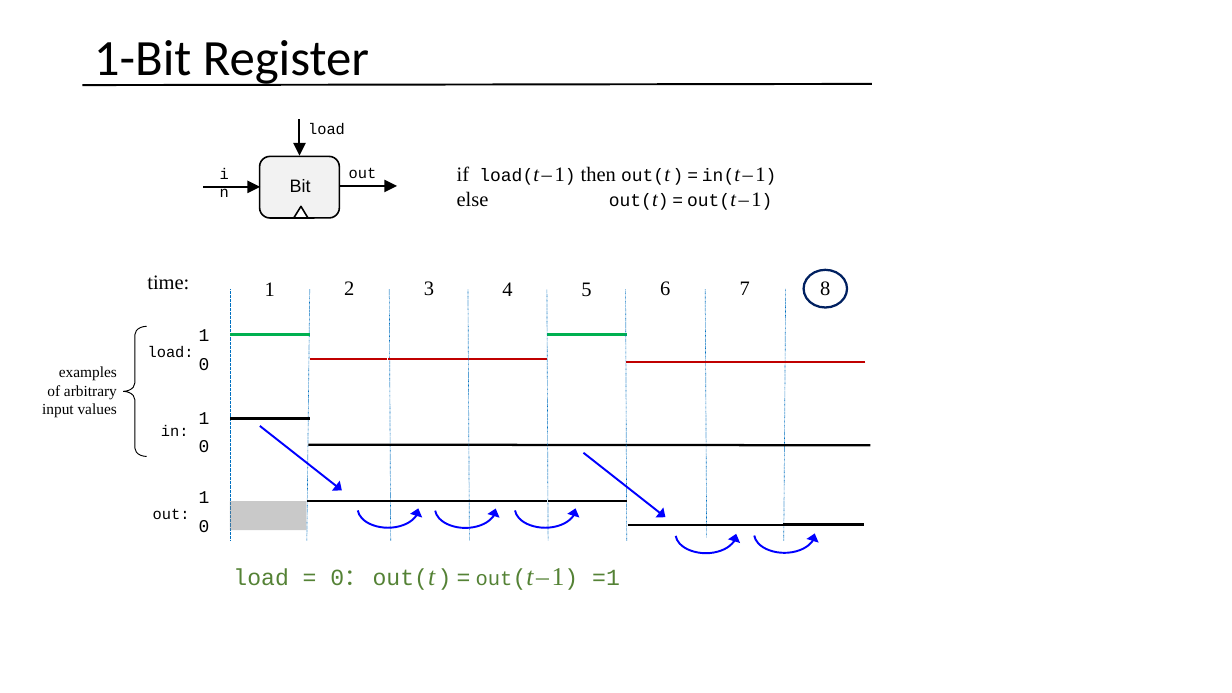
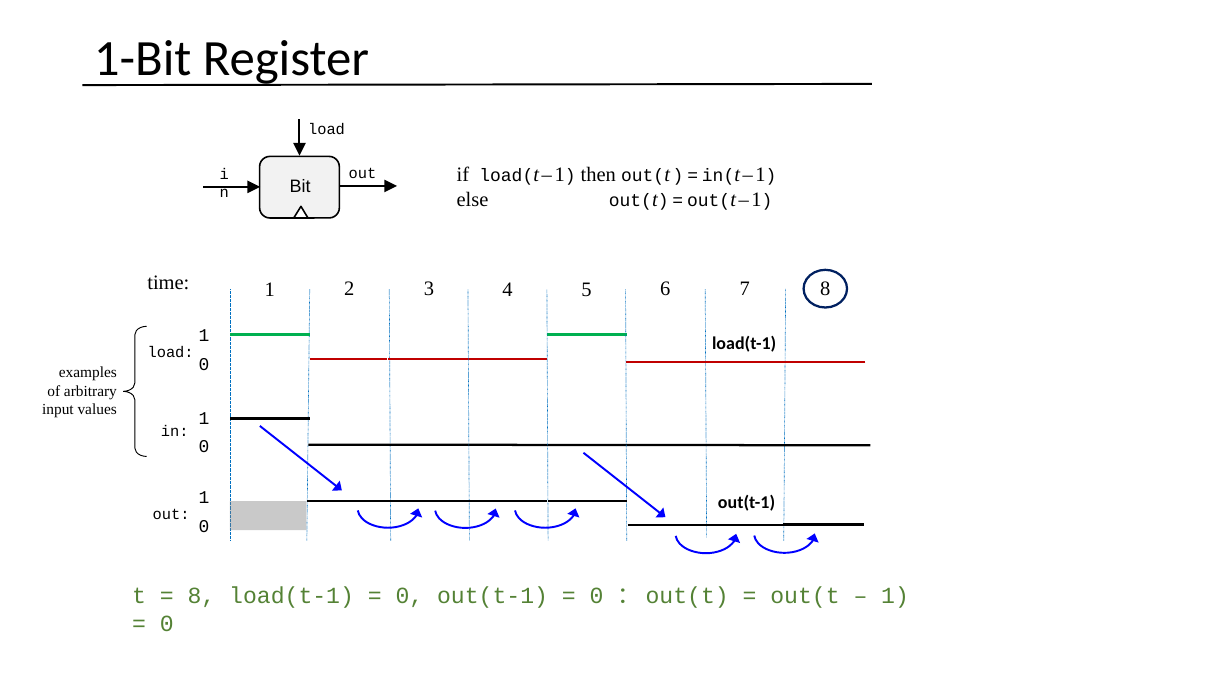
Before and after one commit to vcboy1/Leeds, a slide deck: slide 58 of 26fall/1860/Lecture/Week1.7/Lec 1.7.2 Sequential logic.pptx. Drawn at 1232x693 pixels with LibreOffice and Linux fonts; fonts in the diff are those of the drawing. Boxes give left, top, right and bottom in pixels: in the first picture for what was removed or moved away, otherwise in the second. Text is boxed around its words. In the diff, an @@ line names an element or a change of style, - is before the commit and + after.

```diff
--- a/26fall/1860/Lecture/Week1.7/Lec 1.7.2 Sequential logic.pptx
+++ b/26fall/1860/Lecture/Week1.7/Lec 1.7.2 Sequential logic.pptx
@@ text added at box(712, 336, 776, 352), 14 pt, text #000000, bold @@
+load(t-1)
@@ text added at box(718, 495, 775, 511), 14 pt, text #000000, bold @@
+out(t-1)
@@ text at box(132, 587, 909, 608): text changed @@
-load = 0： out(t ) = out(t – 1) =1
+t = 8, load(t-1) = 0, out(t-1) = 0 ： out(t) = out(t – 1) = 0
```
Also in this commit, not shown: 13 other slides changed, 6 other files.
